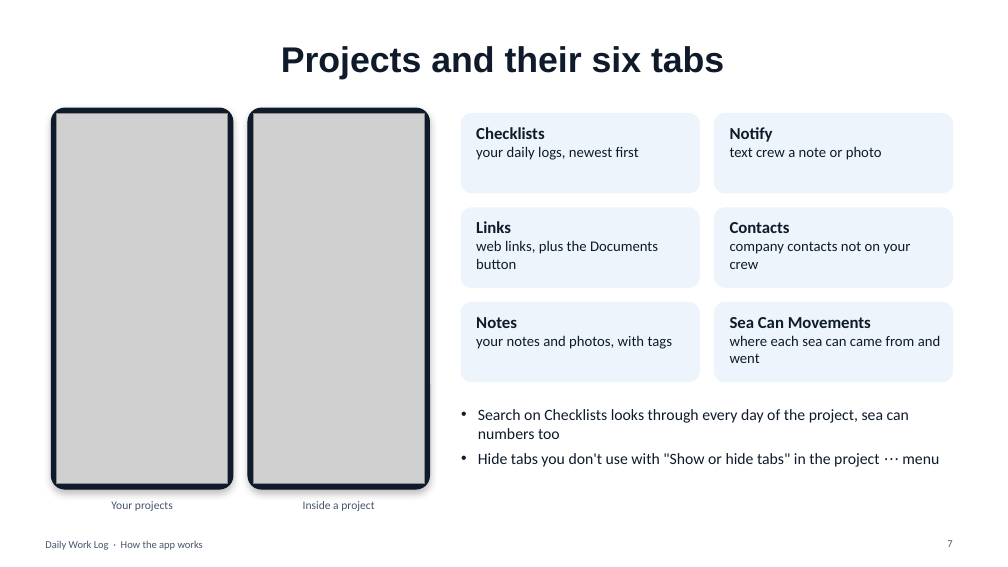
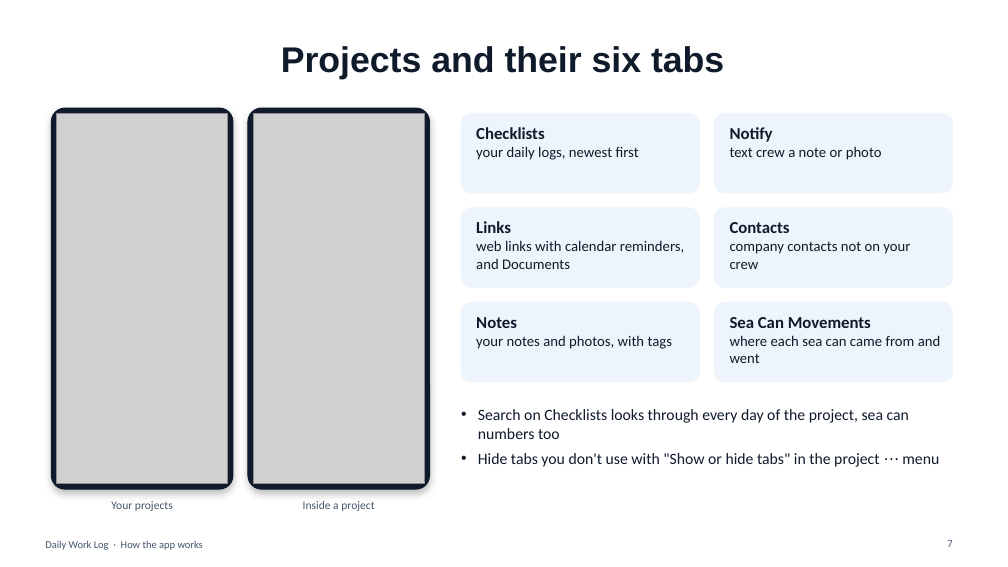
Before and after one commit to tannerjtibbetts-bit/dailyworklog, a slide deck: slide 7 of presentation/Daily Work Log - App Overview.pptx. Drawn at 1008x567 pixels with LibreOffice and Linux fonts; fonts in the diff are those of the drawing; grey boxes stand for pictures. Boxes give left, top, right and bottom in pixels: in the first picture for what was removed or moved away, otherwise in the second. Text is boxed around its words. In the diff, an @@ line names an element or a change of style, - is before the commit and + after.

```diff
--- a/presentation/Daily Work Log - App Overview.pptx
+++ b/presentation/Daily Work Log - App Overview.pptx
@@ text at bbox=[476, 240, 684, 269]: text changed @@
-web links, plus the Documents button
+web links with calendar reminders, and Documents
```
Also in this commit, not shown: 5 other slides changed, 2 slides added, 1 other file.
